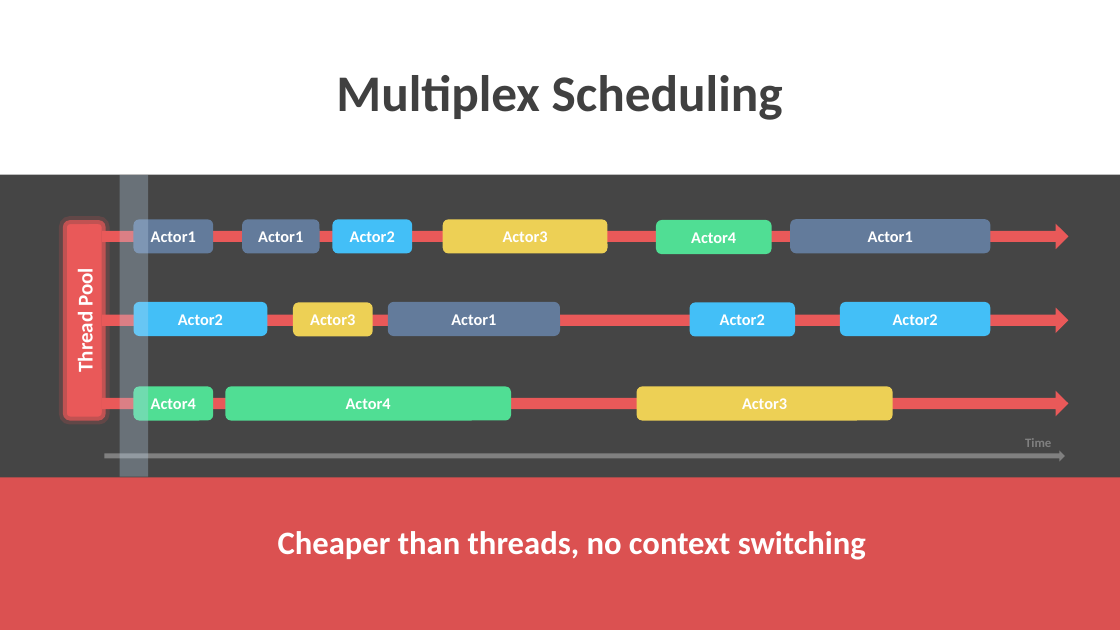
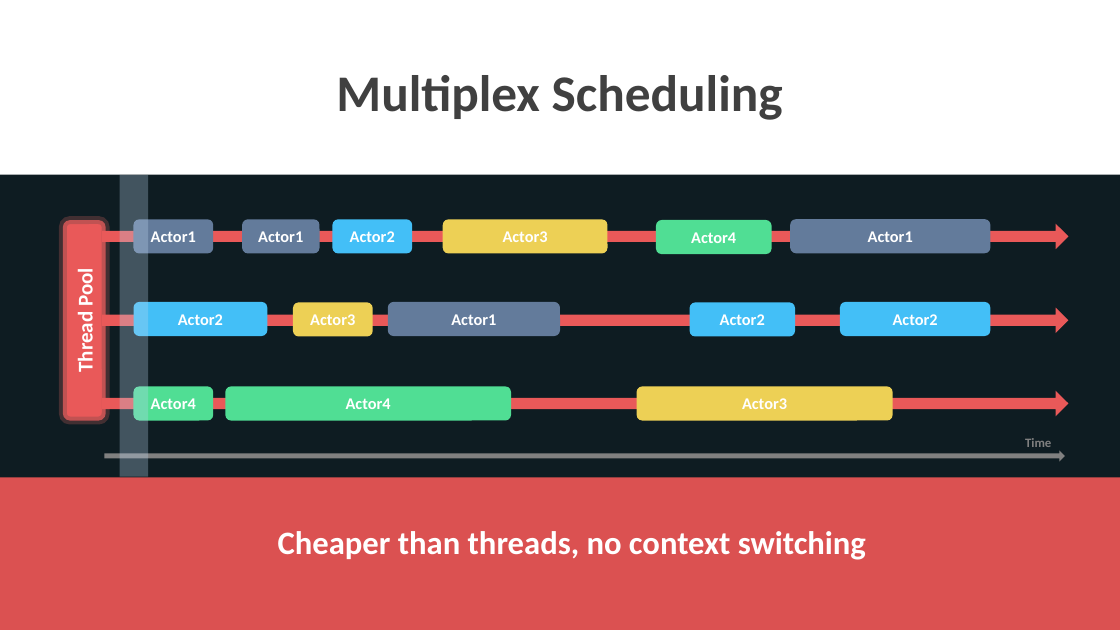
Before and after one commit to rogeralsing/Presentations, a slide deck: slide 17 of ProtoActor/TV4/protoactor.pptx. Drawn at 1120x630 pixels with LibreOffice and Linux fonts; fonts in the diff are those of the drawing. Boxes give left, top, right and bottom in pixels: in the first picture for what was removed or moved away, otherwise in the second. Text is boxed around its words. In the diff, an @@ line names an element or a change of style, - is before the commit and + after.

```diff
--- a/ProtoActor/TV4/protoactor.pptx
+++ b/ProtoActor/TV4/protoactor.pptx
@@ background #454545 to #0E1C22 @@
```
Also in this commit, not shown: 10 other slides changed, 3 slides added, 14 slides removed.
